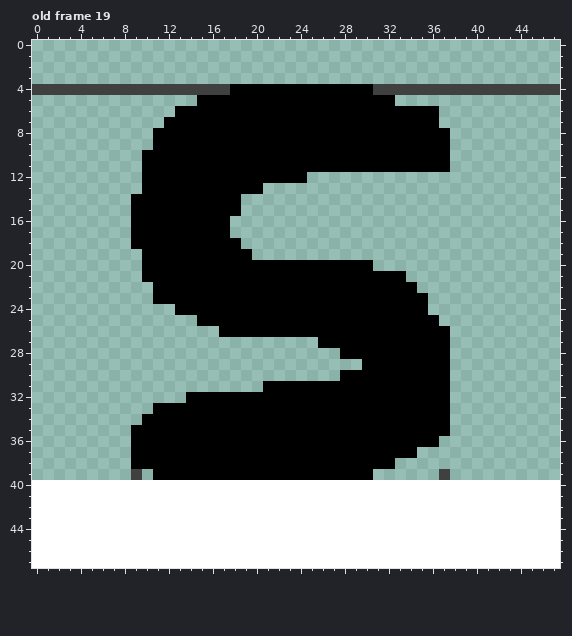
Pixel-art file: Source/Ririgitriz.ase. The picture above is the old version.
48x48 pixels, 44 frames. Shown: old frame 19. The commit also changed other frames, which this record leaves out.
And afterwards:
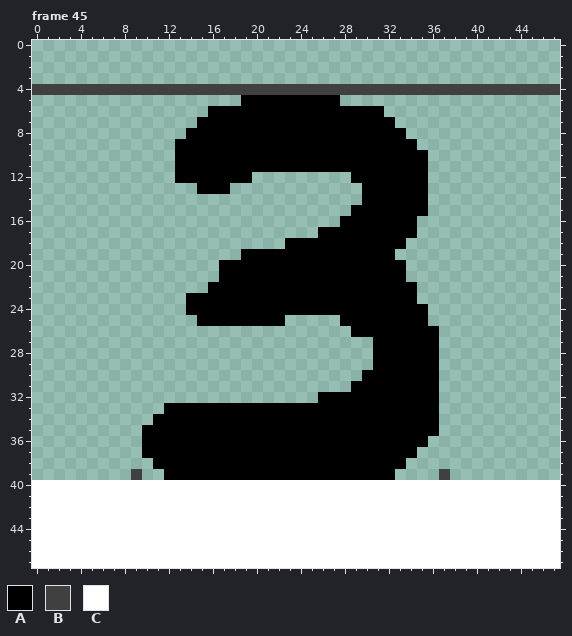
Palette (. is transparent): A #000000  B #404040  C #ffffff
A new or re-ordered frame is compared with the old frame closest to it.
Difference:
frames 44 -> 51
--- frame 45 is new; against old frame 19, layer "Sprite Sheet"
@@ x 7..39 @@
  3 .................................
- 4 BBBBBBBBBBBAAAAAAAAAAAAABBBBBBBBB
- 5 ........AAAAAAAAAAAAAAAAAA.......
- 6 ......AAAAAAAAAAAAAAAAAAAAAAAA...
- 7 .....AAAAAAAAAAAAAAAAAAAAAAAAA...
- 8 ....AAAAAAAAAAAAAAAAAAAAAAAAAAA..
- 9 ....AAAAAAAAAAAAAAAAAAAAAAAAAAA..
-10 ...AAAAAAAAAAAAAAAAAAAAAAAAAAAA..
-11 ...AAAAAAAAAAAAAAAAAAAAAAAAAAAA..
-12 ...AAAAAAAAAAAAAAA...............
-13 ...AAAAAAAAAAA...................
-14 ..AAAAAAAAAA.....................
-15 ..AAAAAAAAAA.....................
-16 ..AAAAAAAAA......................
-17 ..AAAAAAAAA......................
-18 ..AAAAAAAAAA.....................
-19 ...AAAAAAAAAA....................
-20 ...AAAAAAAAAAAAAAAAAAAAA.........
-21 ...AAAAAAAAAAAAAAAAAAAAAAAA......
-22 ....AAAAAAAAAAAAAAAAAAAAAAAA.....
-23 ....AAAAAAAAAAAAAAAAAAAAAAAAA....
-24 ......AAAAAAAAAAAAAAAAAAAAAAA....
-25 ........AAAAAAAAAAAAAAAAAAAAAA...
-26 ..........AAAAAAAAAAAAAAAAAAAAA..
-27 ...................AAAAAAAAAAAA..
-28 .....................AAAAAAAAAA..
-29 .......................AAAAAAAA..
-30 .....................AAAAAAAAAA..
-31 ..............AAAAAAAAAAAAAAAAA..
-32 .......AAAAAAAAAAAAAAAAAAAAAAAA..
-33 ....AAAAAAAAAAAAAAAAAAAAAAAAAAA..
-34 ...AAAAAAAAAAAAAAAAAAAAAAAAAAAA..
-35 ..AAAAAAAAAAAAAAAAAAAAAAAAAAAAA..
-36 ..AAAAAAAAAAAAAAAAAAAAAAAAAAAA...
-37 ..AAAAAAAAAAAAAAAAAAAAAAAAAA.....
-38 ..AAAAAAAAAAAAAAAAAAAAAAAA.......
-39 ..B.AAAAAAAAAAAAAAAAAAAA......B..
+ 4 BBBBBBBBBBBBBBBBBBBBBBBBBBBBBBBBB
+ 5 ............AAAAAAAAA............
+ 6 .........AAAAAAAAAAAAAAAA........
+ 7 ........AAAAAAAAAAAAAAAAAA.......
+ 8 .......AAAAAAAAAAAAAAAAAAAA......
+ 9 ......AAAAAAAAAAAAAAAAAAAAAA.....
+10 ......AAAAAAAAAAAAAAAAAAAAAAA....
+11 ......AAAAAAAAAAAAAAAAAAAAAAA....
+12 ......AAAAAAA.........AAAAAAA....
+13 ........AAA............AAAAAA....
+14 .......................AAAAAA....
+15 ......................AAAAAAA....
+16 .....................AAAAAAA.....
+17 ...................AAAAAAAAA.....
+18 ................AAAAAAAAAAA......
+19 ............AAAAAAAAAAAAAA.......
+20 ..........AAAAAAAAAAAAAAAAA......
+21 ..........AAAAAAAAAAAAAAAAA......
+22 .........AAAAAAAAAAAAAAAAAAA.....
+23 .......AAAAAAAAAAAAAAAAAAAAA.....
+24 .......AAAAAAAAAAAAAAAAAAAAAA....
+25 ........AAAAAAAA.....AAAAAAAA....
+26 ......................AAAAAAAA...
+27 ........................AAAAAA...
+28 ........................AAAAAA...
+29 ........................AAAAAA...
+30 .......................AAAAAAA...
+31 ......................AAAAAAAA...
+32 ...................AAAAAAAAAAA...
+33 .....AAAAAAAAAAAAAAAAAAAAAAAAA...
+34 ....AAAAAAAAAAAAAAAAAAAAAAAAAA...
+35 ...AAAAAAAAAAAAAAAAAAAAAAAAAAA...
+36 ...AAAAAAAAAAAAAAAAAAAAAAAAAA....
+37 ...AAAAAAAAAAAAAAAAAAAAAAAAA.....
+38 ....AAAAAAAAAAAAAAAAAAAAAAA......
+39 ..B..AAAAAAAAAAAAAAAAAAAAA....B..
 40 CCCCCCCCCCCCCCCCCCCCCCCCCCCCCCCCC
Changed places in both pictures, as pixel boxes (x1, y1, x2, y2):
changed: (131, 84, 450, 480)
